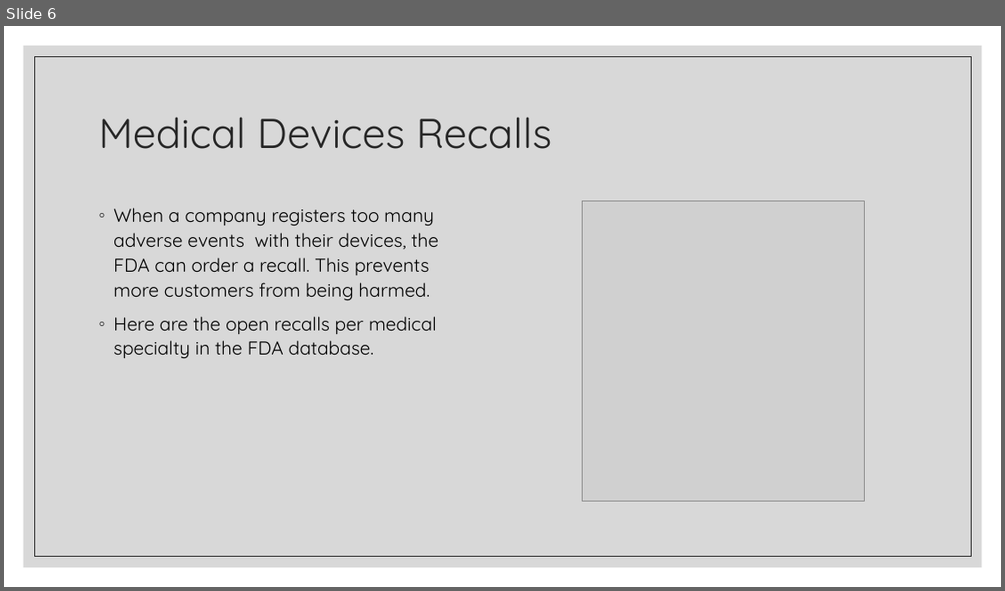
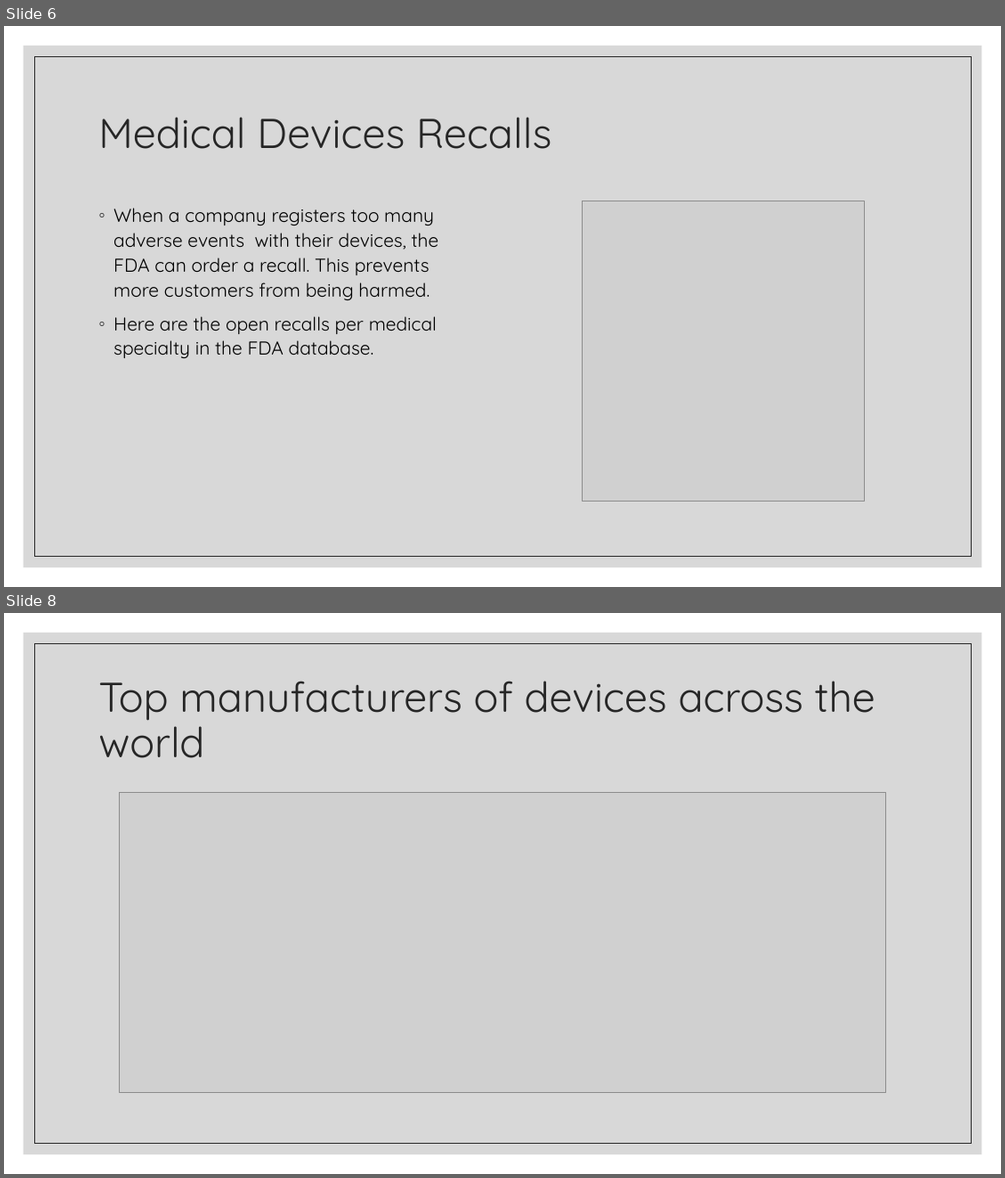
Before and after one commit to Cosette3737/Project1GroupB, a slide deck: Medical Device Report.pptx. Shown one above the other, each under a label of ours: slide 6 before the commit, slides 6 and 8 after it; the slides between them are not shown. The pictures are 1005x591 and 1005x1178 pixels, drawn with LibreOffice and Linux fonts; fonts in the diff are those of the drawing; grey boxes stand for pictures. Boxes give left, top, right and bottom in pixels: in the first picture for what was removed or moved away, otherwise in the second. Text is boxed around its words. In the diff, an @@ line names an element or a change of style, - is before the commit and + after.

```diff
--- a/Medical Device Report.pptx
+++ b/Medical Device Report.pptx
@@ slide 8 added at <box>4,613,1001,1174</box>, background #FFFFFF; not listed: 2 template elements that a slide beside it also shows @@
@@ title added at <box>98,681,875,758</box>, 40 pt, text #262626 @@
+Top manufacturers of devices across the world
@@ picture added at <box>119,793,886,1093</box> @@
```
Also in this commit, not shown: 1 slide changed, 1 slide removed, 1 other file.
